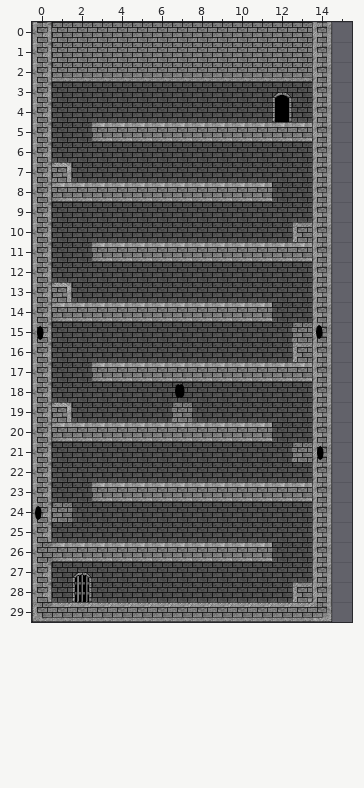
Tiled map -- KaiJaScroller/Content/Level/UpStairs.tmx. The picture above is the old version.
Cells are 32x32 px. Shown: x 0..15, y 0..29.
Once edited:
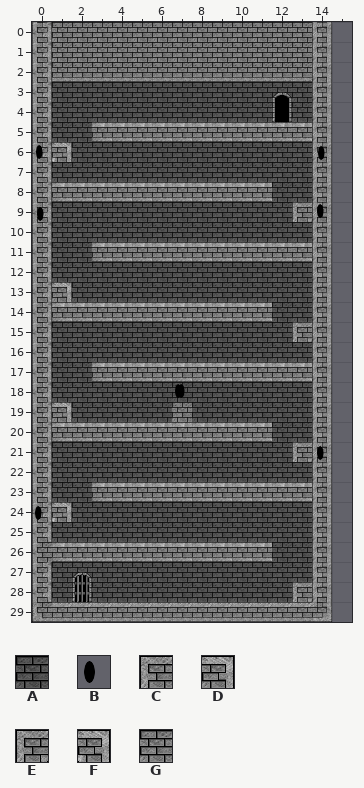
Key: from "wall": A 4, B 34, C 40, D 42, E 43, F 45, G 51.
_ is an empty cell.
Objects are placed by their top-left corner, in cells (3,4 is the top-left corner of cell 3,4); size is 1x1 cell unless given.
Edits made:
Layer "Kachelebene 1":
y 6: x 1 A -> F
y 7: x 1 D -> A
y 9: x 13 A -> E
y 10: x 13 C -> A
y 15: x 13 G -> E
y 16: x 13 C -> A
y 21: x 13 G -> E
y 24: x 1 G -> F
Layer "Event":
changed: B "EnemySpawnRight" at 0,15.1 -> B "EnemySpawnRight" at 0,6
changed: B "EnemySpawnLeft" at 14,15 -> B "EnemySpawnLeft" at 14.1,6.1
added: B "EnemySpawnLeft" at 14,8.9
added: B "EnemySpawnRight" at 0,9.1
Changed places in both pictures, as pixel boxes (x1, y1, x2, y2):
changed: (36, 142, 72, 182)
new place: (318, 146, 325, 160)
changed: (292, 202, 324, 242)
added: (37, 207, 44, 221)
changed: (292, 322, 323, 362)
old place: (37, 326, 44, 340)
changed: (292, 442, 312, 462)
changed: (52, 502, 72, 522)
